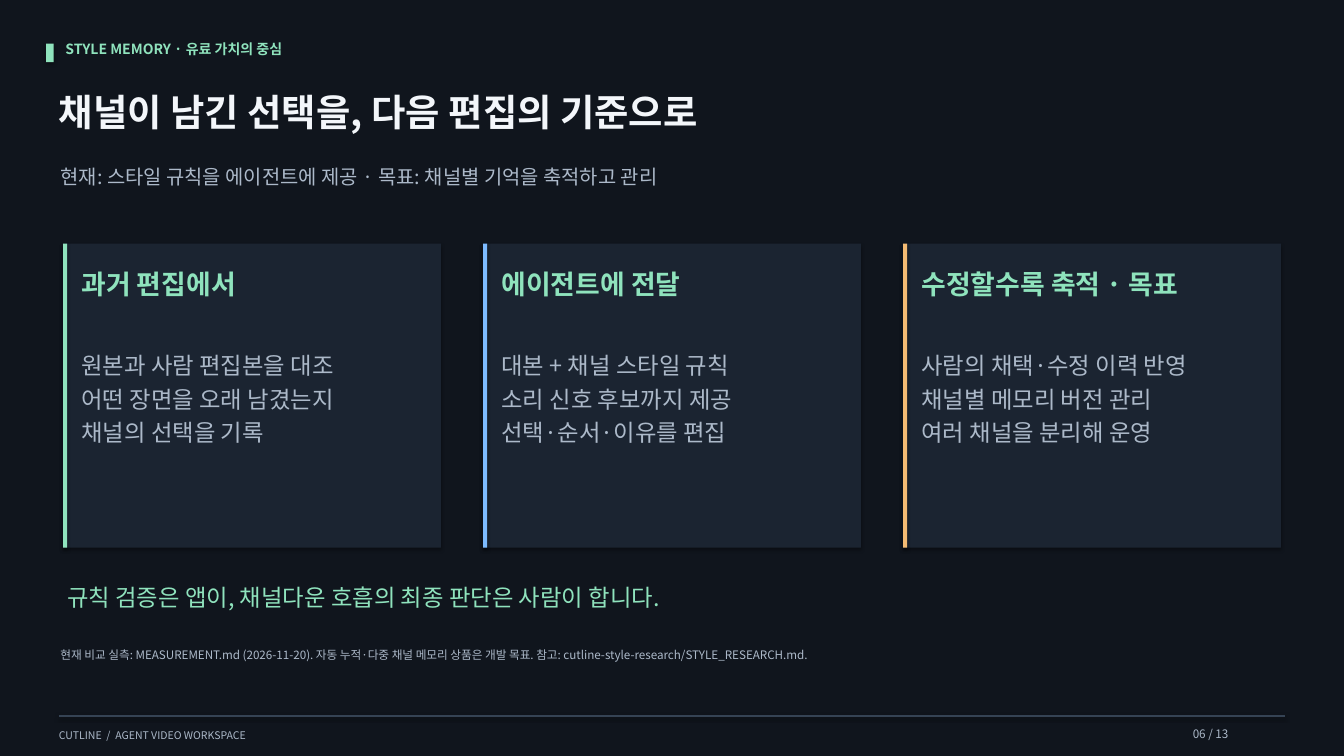
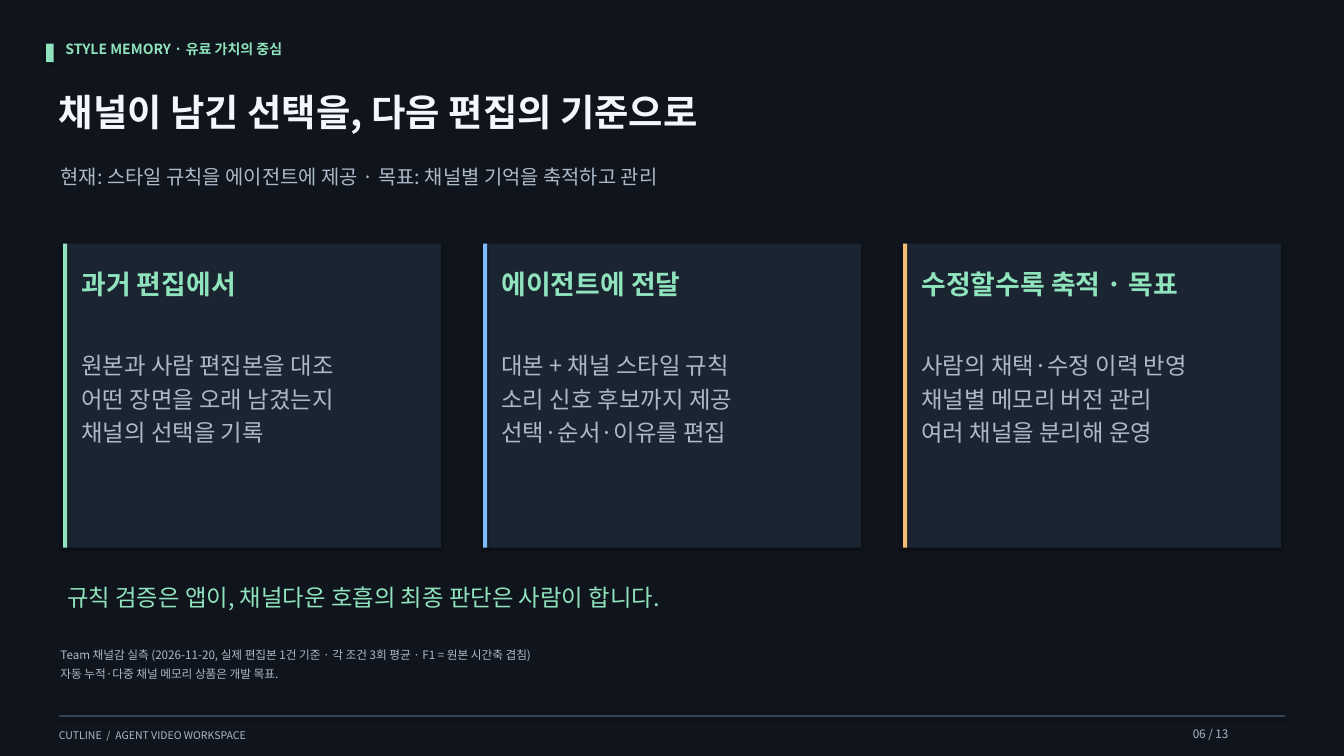
Before and after one commit to Sweet-Butters/cutline-internal, a slide deck: slide 6 of pitch/out/Cutline_pitch.pptx. Drawn at 1344x756 pixels with LibreOffice and Linux fonts; fonts in the diff are those of the drawing. Boxes give left, top, right and bottom in pixels: in the first picture for what was removed or moved away, otherwise in the second. Text is boxed around its words. In the diff, an @@ line names an element or a change of style, - is before the commit and + after.

```diff
--- a/pitch/out/Cutline_pitch.pptx
+++ b/pitch/out/Cutline_pitch.pptx
@@ text at bbox=[60, 649, 531, 679]: text changed @@
-현재 비교 실측: MEASUREMENT.md (2026-11-20). 자동 누적·다중 채널 메모리 상품은 개발 목표. 참고: cutline-style-research/STYLE_RESEARCH.md.
+Team 채널감 실측 (2026-11-20, 실제 편집본 1건 기준 · 각 조건 3회 평균 · F1 = 원본 시간축 겹침)
+자동 누적·다중 채널 메모리 상품은 개발 목표.
```
Also in this commit, not shown: 7 other slides changed, 6 other files.
